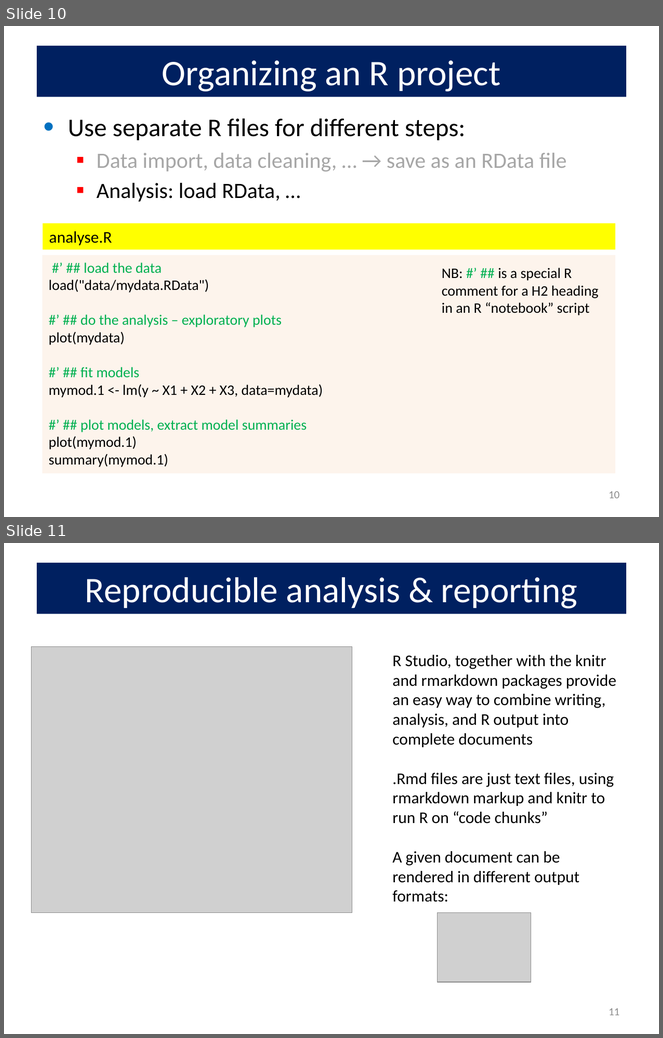
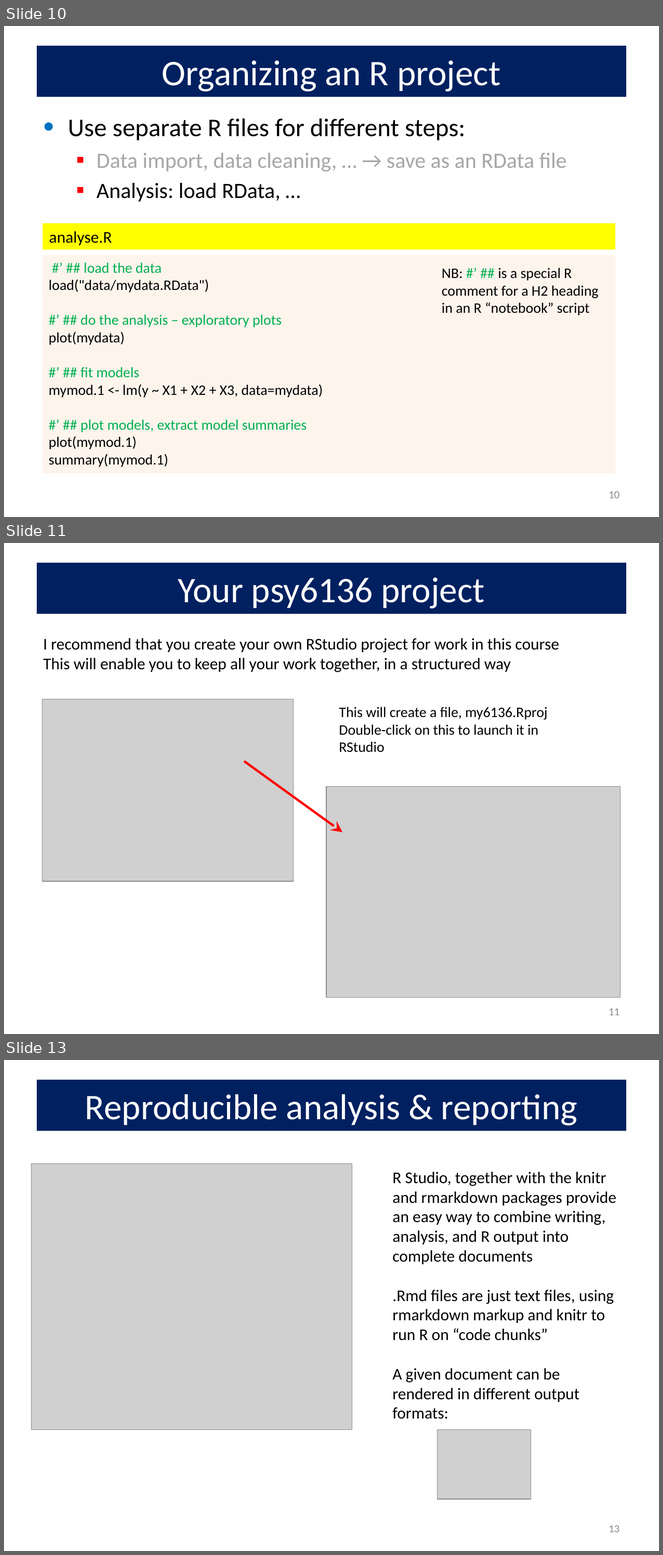
Before and after one commit to friendly/psy6136, a slide deck: lectures/RStudio.pptx. Shown one above the other, each under a label of ours: slides 10 and 11 before the commit, slides 10, 11 and 13 after it; the slides between them are not shown. The pictures are 663x1038 and 663x1555 pixels, drawn with LibreOffice and Linux fonts; fonts in the diff are those of the drawing; grey boxes stand for pictures. Boxes give left, top, right and bottom in pixels: in the first picture for what was removed or moved away, otherwise in the second. Text is boxed around its words. In the diff, an @@ line names an element or a change of style, - is before the commit and + after.

```diff
--- a/lectures/RStudio.pptx
+++ b/lectures/RStudio.pptx
@@ slide 11 added at (4,543,659,1034), background #FFFFFF @@
@@ title added at (37,563,626,614), fill #002060, 39.6 pt, text #FFFFFF @@
+Your psy6136 project
@@ text added at (43,638,559,672), 18 pt, text #000000 @@
+I recommend that you create your own RStudio project for work in this course
+This will enable you to keep all your work together, in a structured way
@@ picture added at (42,700,293,882) @@
@@ text added at (339,707,548,753), 16 pt, text #000000 @@
+This will create a file, my6136.Rproj
+Double-click on this to launch it in RStudio
@@ arrow added from (244, 761) to (343, 833), #FF0000 2.5 pt @@
@@ picture added at (326,787,621,997) @@
@@ page number added at (609,1008,620,1016), 12 pt, text #8C8C8C @@
+11
@@ what was slide 11 is now slide 13 @@
@@ page number at (609,1525,620,1533): text changed @@
-11
+13
```
Also in this commit, not shown: 2 slides changed, 1 other slide added, 3 other files.
